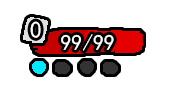
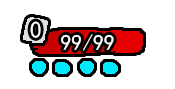
Layer changes from the first 175 × 89 image to the second:
renamed "激活时的颜色" to "怪物强化点 拷贝 2", painted on it over [29, 58, 121, 77]
painted on "怪物强化点 拷贝" over [29, 58, 121, 77]
